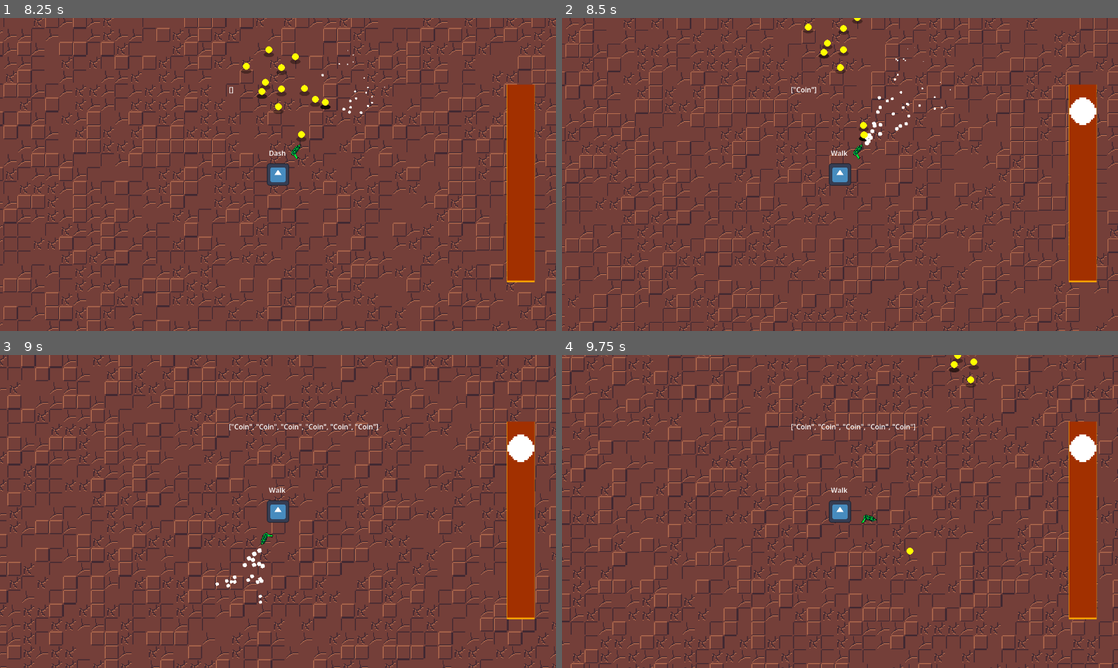
Above: before the commit, frames 1-4 (two rows, left to right).
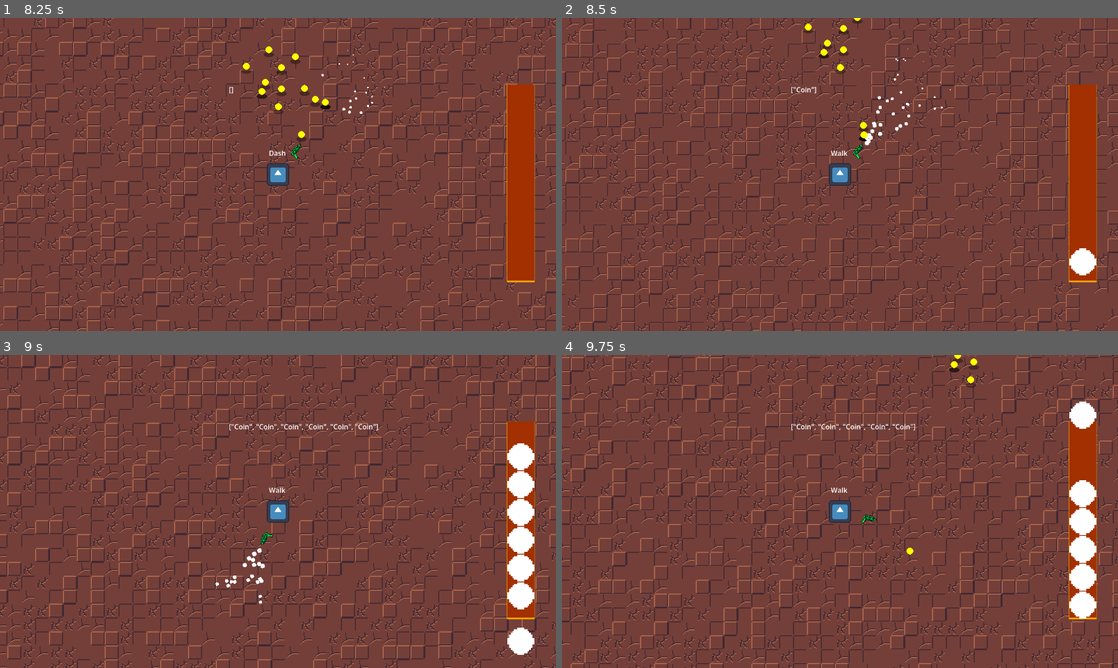
Above: after the commit, the same moments.

Repository: DinoStarBros/GWJ93Bounty
Game: Godot game, scene res://Screens/PrototypeScene/prototype_scene.tscn
The game is run twice, just before and just after one commit, with the same random seed, the same clock (stepped at 60 frames per second) and the same inputs. The engine's default icon, where the game draws it, is replaced by a stand-in: a white triangle on a blue panel in a dark square.
Inputs (mouse positions are in pixels of both pictures, inside the frame that each line leads up to):
- Up to frame 1 (8.25 s): move the mouse to (400, 158) at 0.52 s; hold D (Right) 0.53-1.28 s; tap E (Eject) at 0.6, 2.3, 3.6, 4.55, 5.85, 6.8 s; click (400, 158) at 0.8 s; move the mouse to (166, 190) at 1.27 s; hold S (Down) 1.28-2.03 s; click (166, 190) at 1.35 s; right-click (166, 190) at 1.55 s; move the mouse to (333, 105) at 2.02 s; hold D (Right) 2.03-2.78 s; hold Right mouse button (Suck) 2.03-2.78 s; move the mouse to (250, 237) at 2.77 s; hold W (Up) 2.78-3.53 s; tap Space (Dash) at 2.85, 8.1 s; click (250, 237) at 3.05 s; move the mouse to (444, 221) at 3.52 s; hold Right mouse button (Suck) 3.53-4.28 s; hold A (Left) 3.53-5.03 s; move the mouse to (111, 127) at 4.27 s; click (111, 127) at 4.35 s; move the mouse to (305, 174) at 5.02 s; hold S (Down) 5.03-5.78 s; hold Right mouse button (Suck) 5.03-5.78 s; click (305, 174) at 5.3 s; move the mouse to (194, 96) at 5.77 s; hold D (Right) 5.78-6.53 s; right-click (194, 96) at 6.05 s; move the mouse to (400, 158) at 6.52 s; hold W (Up) 6.53-7.28 s; click (400, 158) at 6.6 s; move the mouse to (166, 190) at 7.27 s; hold D (Right) 7.28-8.03 s; right-click (166, 190) at 7.35 s; click (166, 190) at 7.55 s; move the mouse to (333, 105) at 8.02 s; hold S (Down) from 8.03 s (still down); hold Right mouse button (Suck) from 8.03 s (still down)
- Up to frame 2 (8.5 s): keep holding S (Down); keep holding Right mouse button (Suck)
- Up to frame 3 (9 s): move the mouse to (250, 574) at 8.77 s; release S (Down) at 8.78 s; release Right mouse button (Suck) at 8.78 s; hold A (Left) from 8.78 s (still down); tap E (Eject) at 8.85 s
- Up to frame 4 (9.75 s): move the mouse to (1006, 558) at 9.52 s; release A (Left) at 9.53 s; hold W (Up) from 9.53 s (still down); click (1006, 558) at 9.6 s

Frame 1 is identical in both runs. In frame 2, 0.6% of the frame differs, in the area x 91-97%, y 25-83%; in frame 3, 2.2%; in frame 4, 2.3%, in the area x 91-97%, y 14-85%.

Commit message:
WAY better visuals for shooting & ejecting

Diff:
--- a/Scenes/Barrel/barrel.gd
+++ b/Scenes/Barrel/barrel.gd
@@ -4,13 +4,17 @@
 signal Shoot(item: SuckableItemResource)
 signal Eject(item: SuckableItemResource)
 
-@onready var bar_item_spawn: Node2D = %BarItemSpawn
 @onready var debug: Label = %debug
 
 var items : Array[SuckableItemResource]
 var barrel_items : Array[BarrelItem]
 var barrel_item_names : Array
 var max_item_amount : int = 7
+var barrel_items_amount : int:
+	set(value):
+		if barrel_items_amount == value: return
+		barrel_items_amount = value
+		update_barrel_items_positions()
 
 const barrel_item_scn : PackedScene = preload("res://SuckableItems/BarrelItem/barrel_item.tscn")
 
@@ -28,27 +32,42 @@
 	barrel_item.item_resource = item_res
 	add_child(barrel_item)
 
-	barrel_item.global_position = bar_item_spawn.global_position
+	#barrel_item.global_position = bar_item_spawn.global_position
 	barrel_items.append(barrel_item)
 	barrel_item_names.append(barrel_item.item_resource.item_name)
 
 func _process(delta: float) -> void:
 	debug.text = str(barrel_item_names)
+	barrel_items_amount = barrel_items.size()
 
-	if barrel_items.size() > max_item_amount:
+	if barrel_items_amount > max_item_amount:
 		eject()
 	if Input.is_action_just_pressed("Shoot"):
 		shoot()
 	if Input.is_action_just_pressed("Eject"):
 		eject()
 
+func update_barrel_items_positions() -> void:
+	var ndex : int = -1
+	for bi in barrel_items: if bi is BarrelItem:
+		ndex += 1
+		var mindex : int = min(ndex, max_item_amount-1)
+		var pos_y : float = 104 - (64 * mindex)
+		tween_vec2(
+			barrel_items[mindex],
+			"position",
+			Vector2(0, pos_y),
+			0.25
+			)
+
 ## This function ejects the bottom most item of the barrel,
 ## shooting it backwards
 func eject() -> void:
 	if barrel_items.size() >= 1:
 		Eject.emit(barrel_items[0].item_resource)
+		barrel_items[0].ejected()
 
-		barrel_items[0].queue_free()
+		#barrel_items[0].queue_free()
 		barrel_items.remove_at(0)
 		barrel_item_names.remove_at(0)
 
@@ -61,13 +80,23 @@
 	if barrel_items.size() >= 1:
 		var shot_item : BarrelItem = barrel_items[barrel_items.size()-1]
 		Shoot.emit(shot_item.item_resource)
+		shot_item.shot()
 
-		shot_item.queue_free()
+		#shot_item.queue_free()
 		barrel_items.remove_at(barrel_items.size()-1)
 		barrel_item_names.remove_at(barrel_items.size()-1)
+
 	else:
 		empty()
 
 func empty() -> void:
 	%Empty.pitch_scale = 1 + randf_range(-.1,.1)
 	%Empty.play(.06)
+
+var tween : Tween
+func tween_vec2(object: Node2D, property: NodePath, vec2: Vector2, duration: float = 0.25) -> void:
+	#if tween: tween.kill()
+	tween = get_tree().create_tween()
+	tween.set_ease(Tween.EASE_OUT)
+	tween.set_trans(Tween.TRANS_SINE)
+	tween.tween_property(object, property, vec2, duration)
--- a/Scenes/Barrel/barrel.tscn
+++ b/Scenes/Barrel/barrel.tscn
@@ -47,11 +47,6 @@
 position = Vector2(0, -157.50769)
 shape = SubResource("RectangleShape2D_n48dc")
 
-[node name="BarItemSpawn" type="Node2D" parent="Barellproto/walls/topWall" unique_id=896857522]
-unique_name_in_owner = true
-position = Vector2(0, 64)
-scale = Vector2(2, 0.61835754)
-
 [node name="SFX" type="Node" parent="." unique_id=2053164541]
 
 [node name="Pop" type="AudioStreamPlayer" parent="SFX" unique_id=826446725]
@@ -77,3 +72,6 @@
 offset_top = -318.0
 offset_right = -632.0
 offset_bottom = -295.0
+
+[node name="Node2D" type="Node2D" parent="." unique_id=554154698]
+position = Vector2(0, 104)
--- a/SuckableItems/BarrelItem/barrel_item.gd
+++ b/SuckableItems/BarrelItem/barrel_item.gd
@@ -3,6 +3,20 @@
 class_name BarrelItem
 
 var item_resource : SuckableItemResource
+var velocity : Vector2
+
+const lifetime_after : float = 1
+const outward_speed : float = 1000
 
 func _physics_process(delta: float) -> void:
-	pass
+	global_position += delta * velocity
+
+func shot() -> void:
+	velocity.y = -outward_speed
+	await get_tree().create_timer(lifetime_after).timeout
+	queue_free()
+
+func ejected() -> void:
+	velocity.y = outward_speed
+	await get_tree().create_timer(lifetime_after).timeout
+	queue_free()
